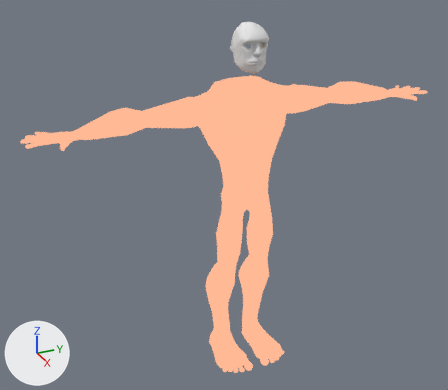
Two versions of the Blender file blend/props/personaje/personaje-cuerpo+cara + cabeza.blend, one commit apart.
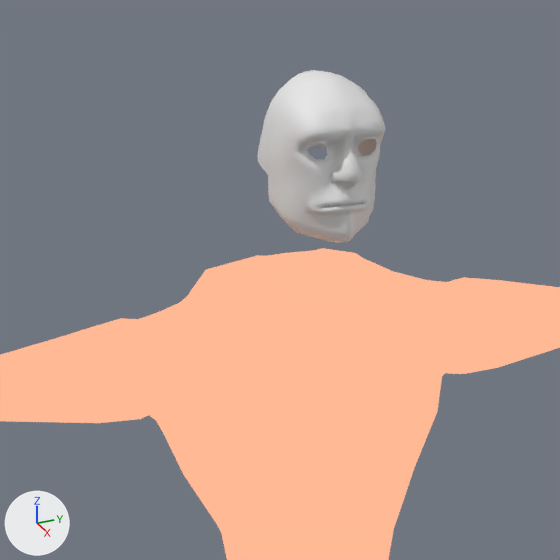
Each version is shown whole from a 50 mm camera at (18.04, -8.98, 8.52) aimed at (-0.42, -0.67, -0.71), then close up on the part from 34% to 72% of the width and 0% to 44% of the height. The axes (+X, +Y, +Z) are drawn at lower left. The lights are the same throughout.

The first close-up shows 'Plane', 'torso'.
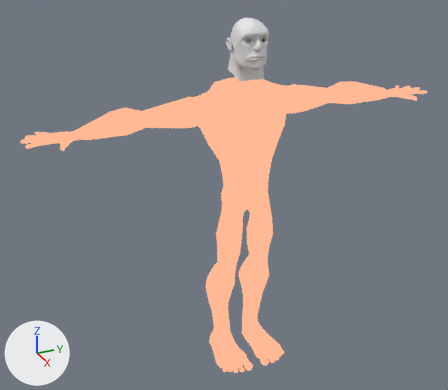
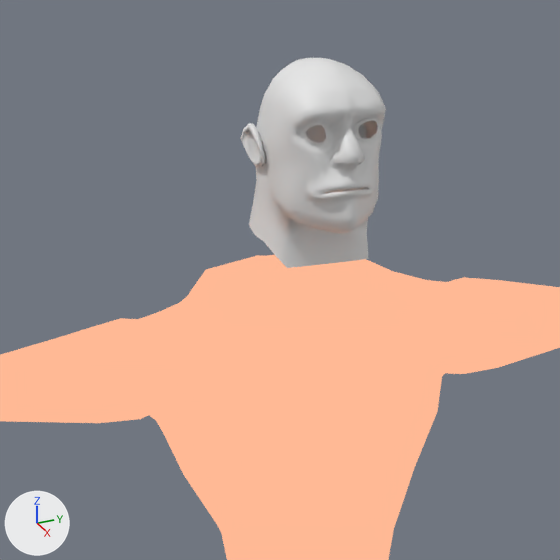
Commit message: personaje completo

Changed parts and their boxes (x1, y1, x2, y2) in the close-ups (560 x 560 px):
'cabeza', added: after (240, 58, 386, 268)
'Plane', deleted: before (257, 70, 386, 243)

The change, as a diff of the scene's bpy script:
```diff
--- a/blend/props/personaje/personaje-cuerpo+cara + cabeza.blend.py
+++ b/blend/props/personaje/personaje-cuerpo+cara + cabeza.blend.py
@@ me_plane_1 @@
+me_plane_1.from_pydata(...)  # 516 vertices, 472 faces; spans x -6.2..19.6, y -9.1..0.0, z -17.9..3.3
+me_plane_1.polygons.foreach_set('use_smooth', [True] * 472)
@@ ob_plane @@
-ob_plane = bpy.data.objects.new('Plane', me_plane)
-ob_plane.location = (0.59, 0.0, 4.89)
-ob_plane.rotation_euler = (0.0, 1.571, 0.0)  # degrees (0, 90, 0)
-ob_plane.scale = (0.0726, 0.0726, 0.0726)
-_m = ob_plane.modifiers.new('Mirror', 'MIRROR')
-_m.use_axis = (False, True, False)
-_m.use_clip = True
@@ ob_cabeza @@
+ob_cabeza = bpy.data.objects.new('cabeza', me_plane_1)
+ob_cabeza.location = (0.55, 0.0, 5.06)
+ob_cabeza.rotation_euler = (0.0, 1.459, 0.0)  # degrees (0, 84, 0)
+ob_cabeza.scale = (0.0757, 0.0757, 0.0757)
+_m = ob_cabeza.modifiers.new('Mirror', 'MIRROR')
+_m.use_axis = (False, True, False)
+_m.use_clip = True
```
